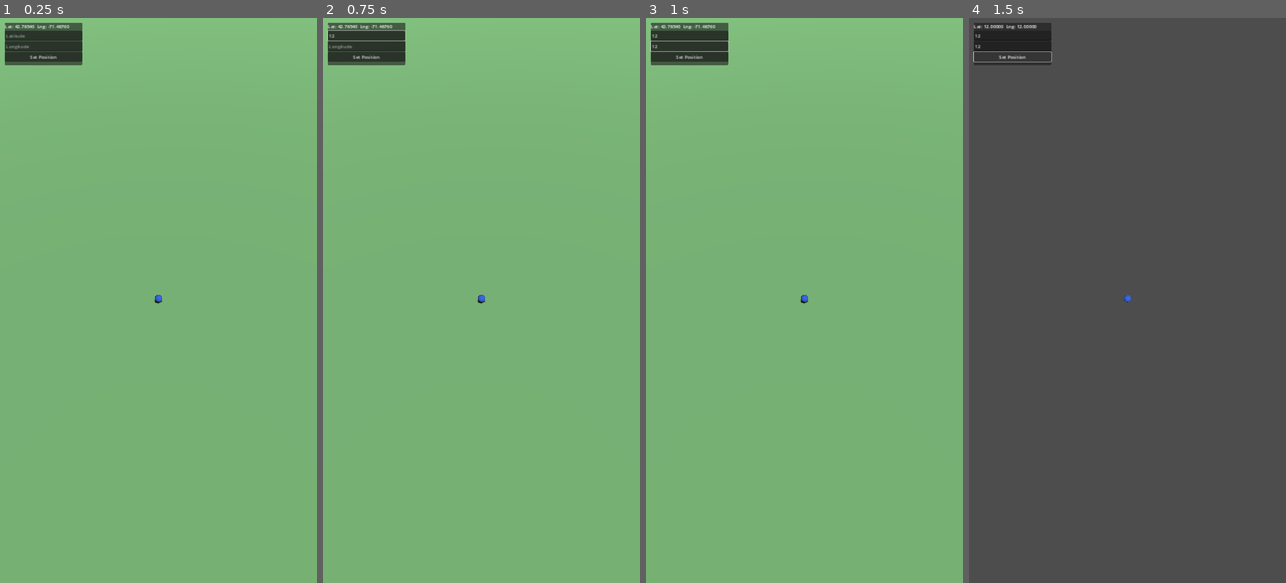
Above: before the commit, frames 1-4 (left to right).
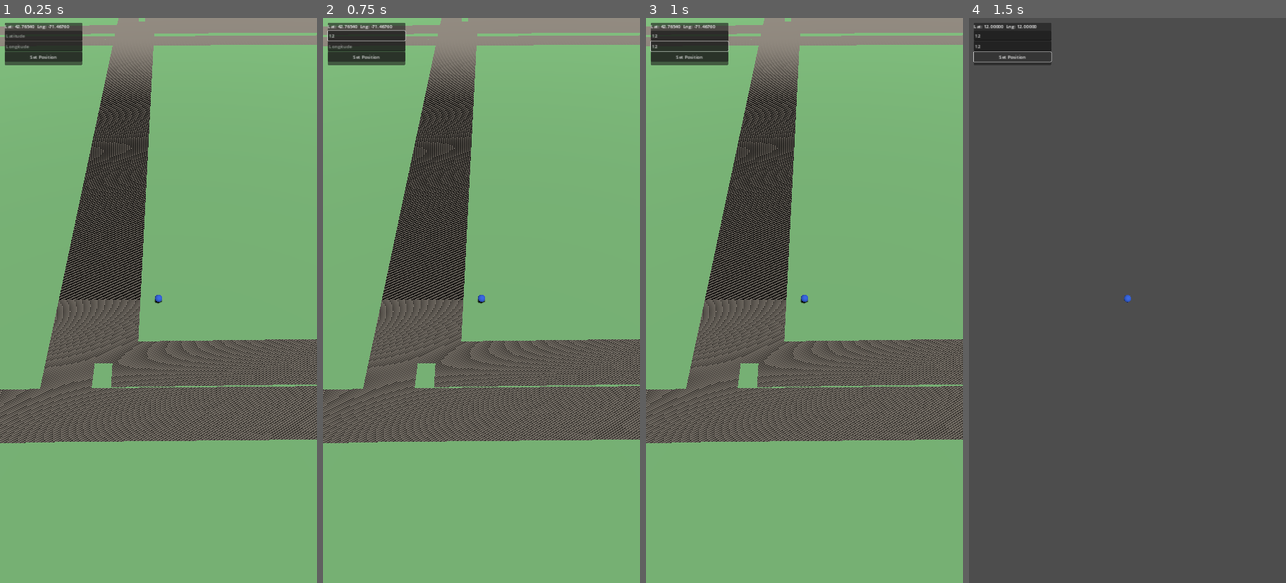
Above: after the commit, the same moments.

Repository: Dominic339/Shared-Skies
Game: Godot game, scene res://scenes/Main.tscn
Two runs of this game, one before a commit and one after it. Both use one fixed random seed, a clock stepped at 60 frames per second and the inputs below.
Inputs (mouse positions are in pixels of both pictures, inside the frame that each line leads up to):
- Up to frame 1 (0.25 s): no input
- Up to frame 2 (0.75 s): click (367, 34) at 0.52 s; type "12" at 0.6 s
- Up to frame 3 (1 s): click (690, 46) at 0.75 s; type "12" at 0.83 s
- Up to frame 4 (1.5 s): click "Set Position" at 1.25 s

The runs differ from the first frame. In frame 1, 30% of the frame differs, in the area x 0-100%, y 0-76%; in frame 2, 30%; in frame 3, 30%; in frame 4, nothing differs.

Commit message:
Disable backface culling on roads and add diagnostic prints
Testing a concrete hypothesis directly instead of re-deriving the
ribbon winding math by hand again: if the road triangles' winding is
inverted, their visible face would point down into the ground instead
of up at the camera, which looks exactly like "hidden under the
ground" without being a position/data bug at all. cull_mode =
CULL_DISABLED rules this out unconditionally regardless of winding.

Also added print statements in _load_tile showing how many
roads/water were actually parsed from JSON and how many road meshes
were successfully built, since the Errors tab shows nothing and pure
code review hasn't found the bug -- next run's Output log will show
directly whether this is a rendering issue or a data issue.

Co-Authored-By: Claude Sonnet 5 <noreply@anthropic.com>
Claude-Session: https://claude.ai/code/session_01AHmiCVGuG2bKpEKrF4VL2r

Diff:
--- a/client/scripts/map_tile_loader.gd
+++ b/client/scripts/map_tile_loader.gd
@@ -62,16 +62,24 @@
 	add_child(tile_node)
 	_loaded_tiles[key] = tile_node
 
-	for road: Dictionary in data.get("roads", []):
-		_add_road_mesh(tile_node, road)
-	for water: Dictionary in data.get("water", []):
+	var road_list: Array = data.get("roads", [])
+	var water_list: Array = data.get("water", [])
+	print("  [%s] parsed %d road(s), %d water polygon(s) from JSON" % [key, road_list.size(), water_list.size()])
+
+	var road_meshes_built := 0
+	for road: Dictionary in road_list:
+		if _add_road_mesh(tile_node, road):
+			road_meshes_built += 1
+	print("  [%s] built %d road mesh(es), tile_node now has %d child(ren)" % [key, road_meshes_built, tile_node.get_child_count()])
+
+	for water: Dictionary in water_list:
 		_add_water_mesh(tile_node, water)
 
 
-func _add_road_mesh(parent: Node3D, road: Dictionary) -> void:
+func _add_road_mesh(parent: Node3D, road: Dictionary) -> bool:
 	var points: Array = road.get("points", [])
 	if points.size() < 2:
-		return
+		return false
 
 	var st := SurfaceTool.new()
 	st.begin(Mesh.PRIMITIVE_TRIANGLES)
@@ -98,8 +106,16 @@
 	mesh_instance.mesh = st.commit()
 	var material := StandardMaterial3D.new()
 	material.albedo_color = ROAD_COLOR
+	# Disabled culling as a direct test of a real hypothesis: if the ribbon
+	# triangles' winding order is inverted, their visible face could point
+	# down into the ground instead of up at the camera -- which would look
+	# exactly like "hidden under the ground" without being a data or
+	# position bug at all. Ruling this out directly rather than re-deriving
+	# the winding math by hand a second time.
+	material.cull_mode = BaseMaterial3D.CULL_DISABLED
 	mesh_instance.material_override = material
 	parent.add_child(mesh_instance)
+	return true
 
 
 func _add_water_mesh(parent: Node3D, water: Dictionary) -> void:
